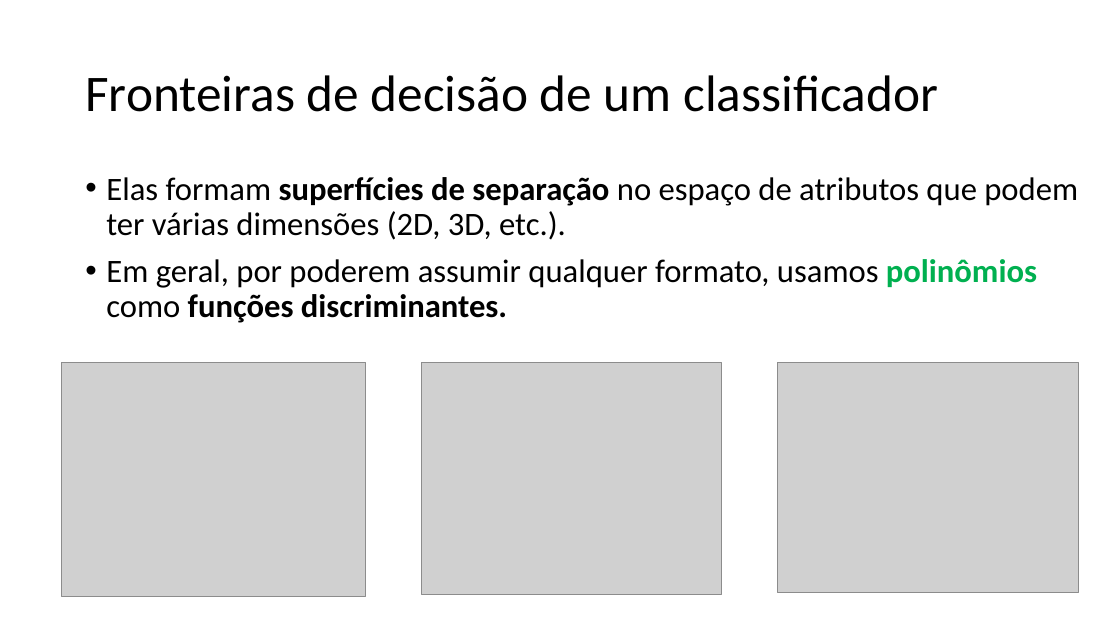
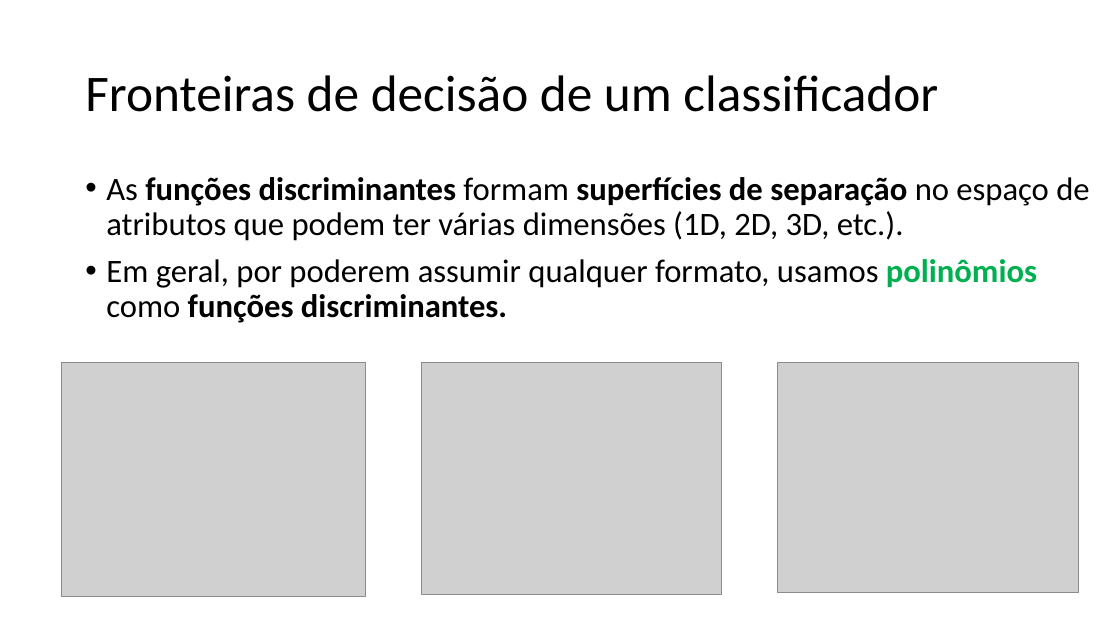
Before and after one commit to zz4fap/c24_inteligencia_artificial, a slide deck: slide 17 of slides/C24_Classificação.pptx (slide 16 before the commit). Drawn at 1120x630 pixels with LibreOffice and Linux fonts; fonts in the diff are those of the drawing; grey boxes stand for pictures. Boxes give left, top, right and bottom in pixels: in the first picture for what was removed or moved away, otherwise in the second. Text is boxed around its words. In the diff, an @@ line names an element or a change of style, - is before the commit and + after.

```diff
--- a/slides/C24_Classificação.pptx
+++ b/slides/C24_Classificação.pptx
@@ text at box(106, 177, 1089, 241): text changed @@
-• Elas formam superfícies de separação no espaço de atributos que podem ter várias dimensões (2D, 3D, etc.).
+• As funções discriminantes formam superfícies de separação no espaço de atributos que podem ter várias dimensões (1D, 2D, 3D, etc.).
```
Also in this commit, not shown: 7 other slides changed, 3 slides added, 1 slide removed.
